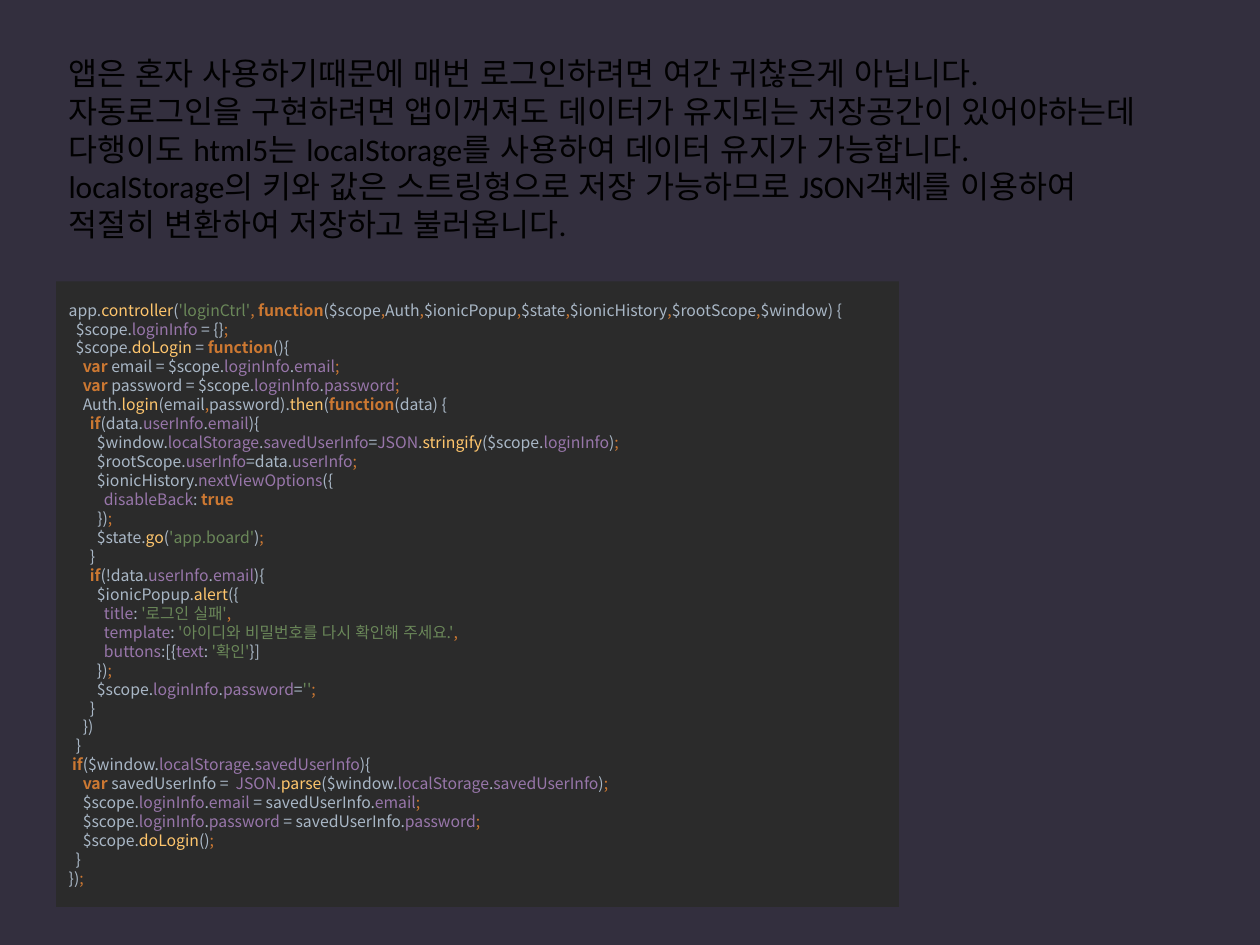
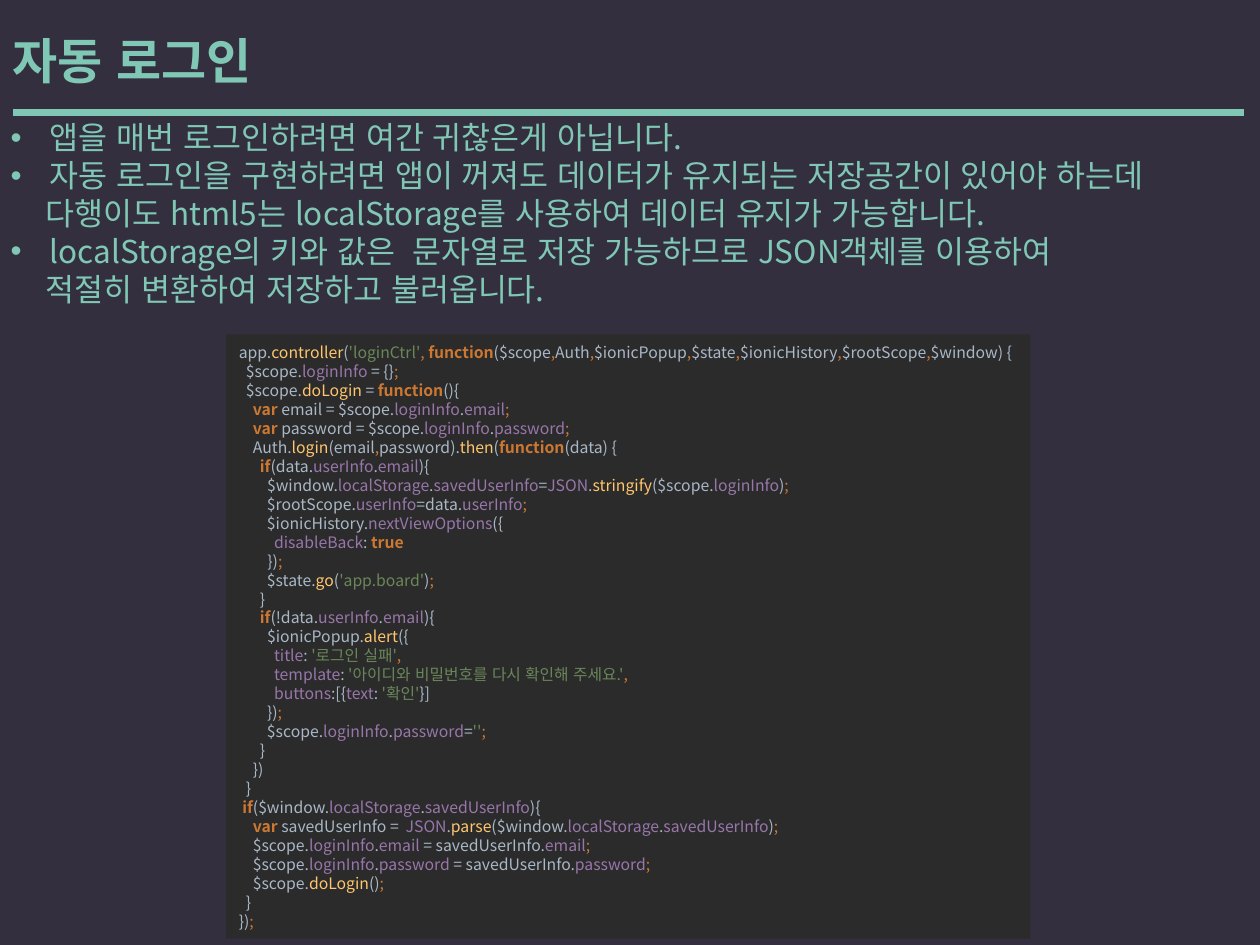
Before and after one commit to yysstory/mozzi, a slide deck: slide 81 of DOCS/1.pptx. Drawn at 1260x945 pixels with LibreOffice and Linux fonts; fonts in the diff are those of the drawing. Boxes give left, top, right and bottom in pixels: in the first picture for what was removed or moved away, otherwise in the second. Text is boxed around its words. In the diff, an @@ line names an element or a change of style, - is before the commit and + after.

```diff
--- a/DOCS/1.pptx
+++ b/DOCS/1.pptx
@@ text added at (x1=12, y1=38, x2=251, y2=84), 28 pt, text #80C8B5, bold @@
+자동 로그인
@@ text "앱을 매번 로그인하려면 여간 귀찮은게 ..." moved from (x1=69, y1=59, x2=1136, y2=238) to (x1=46, y1=123, x2=1144, y2=304) @@
@@ line added from (16, 112) to (1240, 112), #80C8B5 4 pt @@
@@ text at (x1=50, y1=123, x2=1144, y2=190): text changed; font Calibri to Noto Sans CJK KR; text colour #000000 to #80C8B5 @@
-앱은 혼자 사용하기때문에 매번 로그인하려면 여간 귀찮은게 아닙니다.
-자동로그인을 구현하려면 앱이꺼져도 데이터가 유지되는 저장공간이 있어야하는데
+• 앱을 매번 로그인하려면 여간 귀찮은게 아닙니다.
+• 자동 로그인을 구현하려면 앱이 꺼져도 데이터가 유지되는 저장공간이 있어야 하는데
@@ text at (x1=46, y1=198, x2=986, y2=304): font Calibri to Noto Sans CJK KR, text colour #000000 to #80C8B5 in "다행이도 html5는 localStorage를 사용하여 데이터 유지가 가능합니다.", "적절히 변환하여 저장하고 불러옵니다." @@
@@ text at (x1=50, y1=231, x2=1052, y2=271): text changed; font Calibri to Noto Sans CJK KR; text colour #000000 to #80C8B5 @@
-localStorage의 키와 값은 스트링형으로 저장 가능하므로 JSON객체를 이용하여
+• localStorage의 키와 값은 문자열로 저장 가능하므로 JSON객체를 이용하여
@@ rectangle "app.controller('loginCtrl', function($scope,Auth,$ionicPopup ..." resized from (x1=57, y1=281, x2=900, y2=906) to (x1=227, y1=334, x2=1031, y2=939) @@
```
Also in this commit, not shown: 43 other slides changed, 7 slides added, 8 slides removed.
